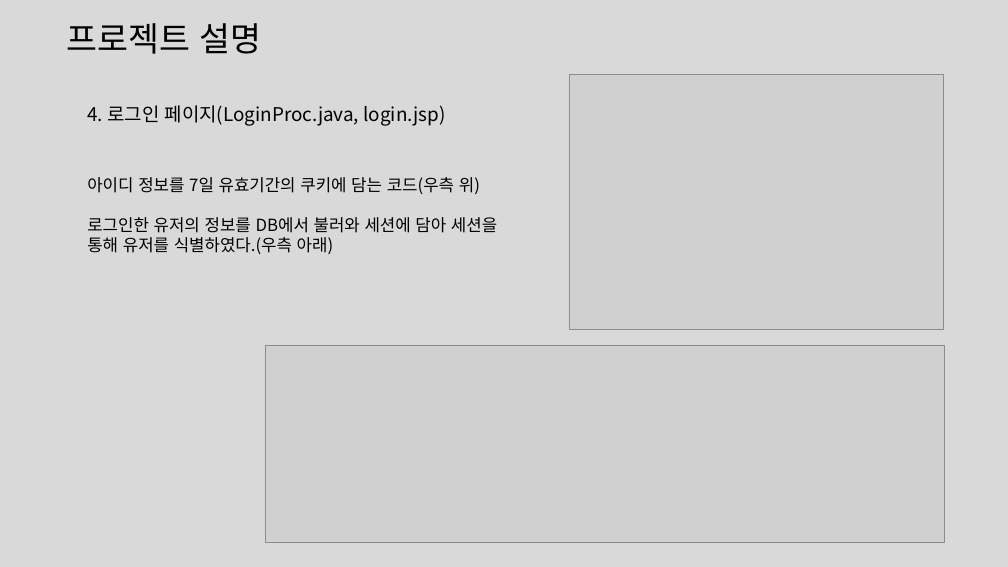
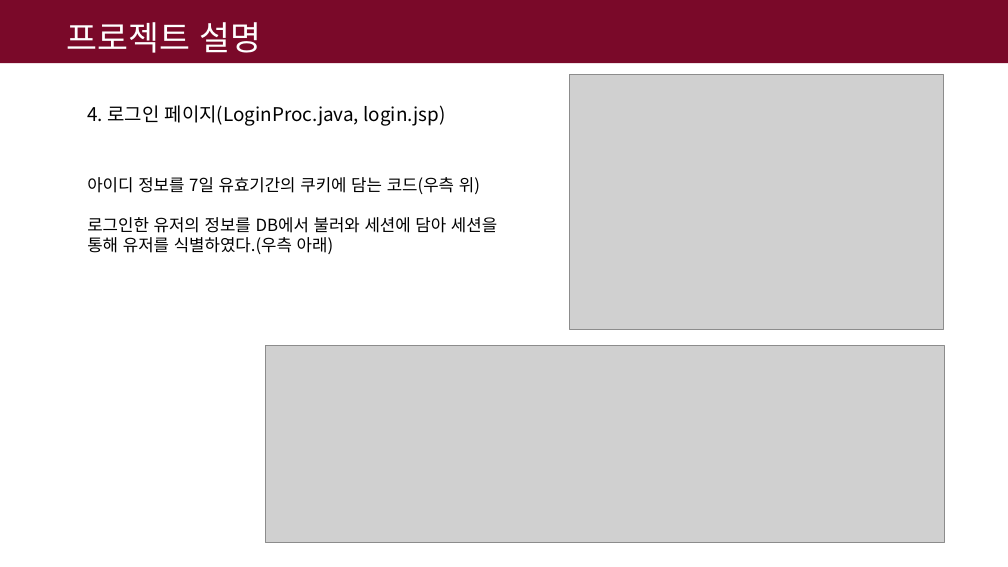
Before and after one commit to DevDogFe/baseball, a slide deck: slide 9 of 숫자 야구.pptx. Drawn at 1008x567 pixels with LibreOffice and Linux fonts; fonts in the diff are those of the drawing; grey boxes stand for pictures. Boxes give left, top, right and bottom in pixels: in the first picture for what was removed or moved away, otherwise in the second. Text is boxed around its words. In the diff, an @@ line names an element or a change of style, - is before the commit and + after.

```diff
--- a/숫자 야구.pptx
+++ b/숫자 야구.pptx
@@ background #D9D9D9 to #FFFFFF @@
@@ rectangle added at <box>0,0,1008,64</box>, fill #7A0929 @@
@@ text "프로젝트 설명" at <box>67,22,262,53</box>: text colour #000000 to #FFFFFF @@
```
Also in this commit, not shown: 14 other slides changed, 1 slide removed, 1 other file.
